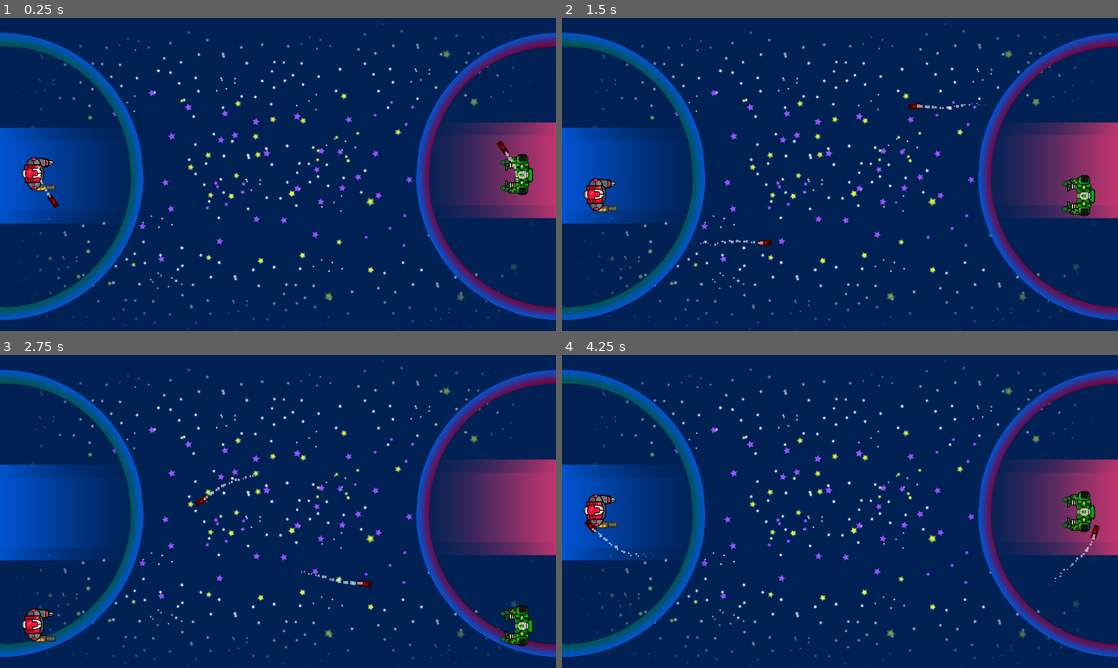
Above: before the commit, frames 1-4 (two rows, left to right).
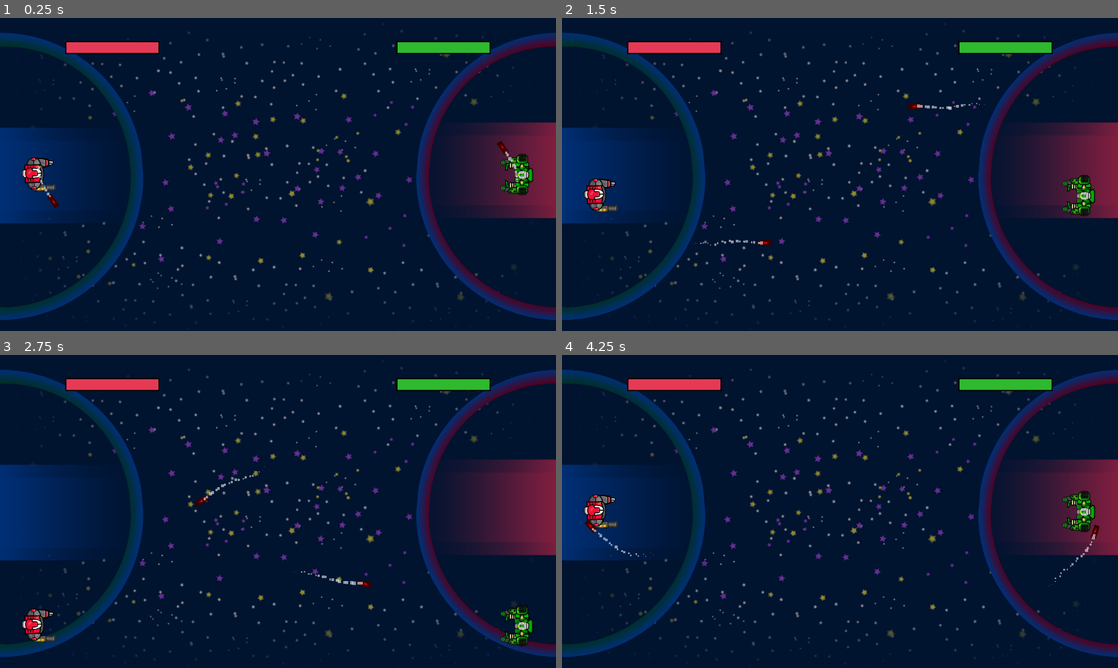
Above: after the commit, the same moments.

Repository: fivemoreminix/mechtoid
Game: Godot game, scene res://assets/scenes/Game.tscn
Same seed, same stepped clock (60 frames per second), same inputs: the game is played once before the commit and once after it. The engine's default icon, where the game draws it, is replaced by a stand-in: a white triangle on a blue panel in a dark square.
Inputs:
- Up to frame 1 (0.25 s): no input
- Up to frame 2 (1.5 s): hold D (right) 0.53-1.28 s; tap Space (shield) at 0.6, 1.35 s; hold S (down) from 1.28 s (still down)
- Up to frame 3 (2.75 s): release S (down) at 2.03 s; hold D (right) from 2.03 s (still down); tap Space (shield) at 2.1 s
- Up to frame 4 (4.25 s): release D (right) at 2.78 s; hold W (up) 2.78-3.53 s; tap Space (shield) at 2.85, 3.6 s; hold A (left) from 3.53 s (still down)

The runs differ from the first frame. In frame 1, 99% of the frame differs, in the area x 0-100%, y 0-100%; in frame 2, 99%; in frame 3, 99%; in frame 4, 99%.

Commit message:
Added the health System and the Health bars :)

Diff:
--- a/assets/scenes/Game.tscn
+++ b/assets/scenes/Game.tscn
@@ -1,8 +1,9 @@
-[gd_scene load_steps=5 format=2]
+[gd_scene load_steps=6 format=2]
 
 [ext_resource path="res://assets/scenes/Player.tscn" type="PackedScene" id=1]
 [ext_resource path="res://assets/scripts/boundary.gd" type="Script" id=2]
 [ext_resource path="res://assets/graphics/backgrounds/BG.png" type="Texture" id=3]
+[ext_resource path="res://assets/scenes/HealthBar.tscn" type="PackedScene" id=4]
 
 [sub_resource type="RectangleShape2D" id=1]
 extents = Vector2( 46, 739.09 )
@@ -10,17 +11,22 @@
 [node name="Game" type="Node2D"]
 
 [node name="Background" type="Sprite" parent="."]
+modulate = Color( 0.666667, 0.564706, 0.564706, 1 )
 scale = Vector2( 1.00435, 1.00435 )
 texture = ExtResource( 3 )
 centered = false
 
 [node name="LeftPlayer" parent="." instance=ExtResource( 1 )]
 position = Vector2( 90, 360 )
+collision_mask = 12
 kind = "Human"
+max_health = 300.0
 
 [node name="LeftPlayer2" parent="." instance=ExtResource( 1 )]
 position = Vector2( 1190, 360 )
 rotation = 3.14159
+collision_layer = 2
+collision_mask = 12
 kind = "alien"
 
 [node name="TopBoundary" type="Area2D" parent="." groups=[
@@ -29,6 +35,8 @@
 position = Vector2( 637.2, 0.511963 )
 rotation = 1.57079
 monitoring = false
+collision_layer = 64
+collision_mask = 3
 script = ExtResource( 2 )
 side = "up"
 
@@ -44,6 +52,8 @@
 position = Vector2( 637.224, 717.053 )
 rotation = 1.57079
 monitoring = false
+collision_layer = 128
+collision_mask = 3
 script = ExtResource( 2 )
 side = "down"
 
@@ -52,3 +62,50 @@
 __meta__ = {
 "_edit_lock_": true
 }
+
+[node name="Interface" type="CanvasLayer" parent="."]
+
+[node name="HealthBarLeftP" parent="Interface" groups=[
+"healthbarLeft",
+] instance=ExtResource( 4 )]
+anchor_top = 0.0
+anchor_bottom = 0.0
+margin_top = 53.0
+margin_right = 150.0
+
+[node name="HealthBarUnder" parent="Interface/HealthBarLeftP" index="0"]
+max_value = 0.0
+value = 0.0
+
+[node name="HealthBar" parent="Interface/HealthBarLeftP" index="1"]
+max_value = 0.0
+value = 0.0
+tint_progress = Color( 0.941176, 0.0588235, 0.203922, 1 )
+
+[node name="HealthBarRightP" parent="Interface" groups=[
+"healthbarRight",
+] instance=ExtResource( 4 )]
+anchor_top = 0.0
+anchor_bottom = 0.0
+margin_left = 1130.0
+margin_top = 53.0
+margin_right = 1130.0
+grow_horizontal = 0
+rect_scale = Vector2( -1, 1 )
+
+[node name="HealthBarUnder" parent="Interface/HealthBarRightP" index="0"]
+max_value = 0.0
+value = 0.0
+
+[node name="HealthBar" parent="Interface/HealthBarRightP" index="1"]
+max_value = 0.0
+value = 0.0
+tint_progress = Color( 0, 0.713726, 0, 1 )
+[connection signal="health_updated" from="LeftPlayer" to="Interface/HealthBarLeftP" method="_on_LeftPlayer_health_updated"]
+[connection signal="max_health_updated" from="LeftPlayer" to="Interface/HealthBarLeftP" method="_on_LeftPlayer_max_health_updated"]
+[connection signal="health_updated" from="LeftPlayer2" to="Interface/HealthBarRightP" method="_on_LeftPlayer2_health_updated"]
+[connection signal="max_health_updated" from="LeftPlayer2" to="Interface/HealthBarRightP" method="_on_LeftPlayer2_max_health_updated"]
+
+[editable path="Interface/HealthBarLeftP"]
+
+[editable path="Interface/HealthBarRightP"]
--- /dev/null
+++ b/assets/scenes/HealthBar.gd
@@ -0,0 +1,34 @@
+extends Control
+
+onready var health_bar = $HealthBar
+onready var health_bar_under = $HealthBarUnder
+onready var update_tween = $Tween
+var default_max_health
+
+func _ready():
+	update_max_healthbar(default_max_health)
+
+func update_max_healthbar(max_health):
+	health_bar.max_value = max_health
+	health_bar_under.max_value = max_health
+	health_bar.value = max_health
+	health_bar_under.value = max_health
+
+func update_health_bars(health):
+	health_bar.value = health
+	update_tween.interpolate_property(health_bar_under, "value", health_bar_under.value, health, 0.4, Tween.TRANS_SINE, Tween.EASE_IN_OUT, 0.4)
+	update_tween.start()
+
+func _on_LeftPlayer_health_updated(health):
+	update_health_bars(health)
+
+func _on_LeftPlayer_max_health_updated(max_health):
+	default_max_health = max_health
+
+
+func _on_LeftPlayer2_health_updated(health):
+	update_health_bars(health)
+
+
+func _on_LeftPlayer2_max_health_updated(max_health):
+	default_max_health = max_health
--- /dev/null
+++ b/assets/scenes/HealthBar.tscn
@@ -0,0 +1,40 @@
+[gd_scene load_steps=5 format=2]
+
+[ext_resource path="res://assets/HealthBar/Over.png" type="Texture" id=1]
+[ext_resource path="res://assets/HealthBar/Under.png" type="Texture" id=2]
+[ext_resource path="res://assets/HealthBar/Progress.png" type="Texture" id=3]
+[ext_resource path="res://assets/scenes/HealthBar.gd" type="Script" id=4]
+
+[node name="HealthBar" type="Control"]
+anchor_top = 1.0
+anchor_right = 1.0
+anchor_bottom = 1.0
+margin_left = 150.0
+margin_top = -150.0
+script = ExtResource( 4 )
+__meta__ = {
+"_edit_use_anchors_": false
+}
+
+[node name="HealthBarUnder" type="TextureProgress" parent="."]
+margin_right = 40.0
+margin_bottom = 40.0
+value = 90.0
+texture_under = ExtResource( 2 )
+texture_over = ExtResource( 1 )
+texture_progress = ExtResource( 3 )
+__meta__ = {
+"_edit_use_anchors_": false
+}
+
+[node name="HealthBar" type="TextureProgress" parent="."]
+margin_right = 40.0
+margin_bottom = 40.0
+value = 60.0
+texture_over = ExtResource( 1 )
+texture_progress = ExtResource( 3 )
+__meta__ = {
+"_edit_use_anchors_": false
+}
+
+[node name="Tween" type="Tween" parent="."]
--- a/assets/scenes/Player.tscn
+++ b/assets/scenes/Player.tscn
@@ -27,6 +27,7 @@
 texture = ExtResource( 1 )
 
 [node name="CollisionShape2D" type="CollisionShape2D" parent="."]
+visible = false
 position = Vector2( -5, 0 )
 shape = SubResource( 1 )
 
--- a/assets/scenes/missiles/Missile.tscn
+++ b/assets/scenes/missiles/Missile.tscn
@@ -6,5 +6,7 @@
 [node name="Missile" type="Area2D" groups=[
 "missile",
 ]]
+collision_layer = 12
+collision_mask = 3
 script = ExtResource( 1 )
 inner_missile_scene = ExtResource( 2 )
--- a/assets/scripts/missile.gd
+++ b/assets/scripts/missile.gd
@@ -11,6 +11,8 @@
 
 export var inner_missile_scene: PackedScene setget set_inner_scene
 onready var inner: Node
+
+export var damage = 150
 
 func set_inner_scene(scn: PackedScene) -> void:
 	inner_missile_scene = scn
@@ -50,7 +52,7 @@
 
 # Returns an amount of damage from 0.0 to 1.0
 func get_damage() -> float:
-	return inner.get_damage()
+	return inner.get_damage() * damage
 
 
 # Returns if the missile agrees to being deflected
--- a/assets/scripts/player_controller.gd
+++ b/assets/scripts/player_controller.gd
@@ -1,5 +1,10 @@
 tool
 extends Area2D
+
+# health signals for tracking the state of the obj
+signal health_updated(health)
+signal max_health_updated(max_health)
+signal killed()
 
 var missile: PackedScene = preload("res://assets/scenes/missiles/Missile.tscn")
 
@@ -7,6 +12,10 @@
 
 const MOVE_SPEED = 350
 export(float, EXP, 0.0, 1.0) var acceleration
+
+# Health
+export (float) var max_health = 300
+onready var health = max_health setget _set_health
 
 # For use with boundaries (to keep ships from going off screen)
 # In global direction, not local
@@ -30,7 +39,8 @@
 	set_physics_process(true)
 
 	call_deferred("shoot_missile")
-
+	#changing the max health in the healthbar
+	emit_signal("max_health_updated", max_health)
 
 func _process(_delta):
 	if Input.is_action_just_pressed("shield"):
@@ -103,8 +113,30 @@
 func _on_area_entered(area):
 	if area.is_in_group("boundary"):
 		on_boundary(area, true)
+	elif area.is_in_group("missile"):
+		apply_damage(area.get_damage())
 
 
 func _on_Player_area_exited(area):
 	if area.is_in_group("boundary"): # If we left a boundary...
 		on_boundary(area, false)
+
+
+func apply_damage(amount):
+	_set_health(health - amount)
+
+# TODO things to do before the player dies like animations scoring points and so ....
+func die():
+	print_debug("DEAD")
+	#queue_free()
+
+
+func _set_health(value):
+	var prev_health = health
+	health = clamp(value, 0, max_health)
+
+	if not health == prev_health:
+		emit_signal("health_updated", health)
+		if health == 0:
+			die()
+			emit_signal("killed")
--- a/project.godot
+++ b/project.godot
@@ -56,6 +56,17 @@
  ]
 }
 
+[layer_names]
+
+2d_physics/layer_1="LeftPlayer"
+2d_physics/layer_2="RightPlayer"
+2d_physics/layer_3="LPmissile"
+2d_physics/layer_4="RPmissile"
+2d_physics/layer_5="LPShield"
+2d_physics/layer_6="RPShield"
+2d_physics/layer_7="TopBoundary"
+2d_physics/layer_8="BottomBoundary"
+
 [rendering]
 
 environment/default_environment="res://default_env.tres"
Binary file added: assets/HealthBar/Over.png
Not shown, added: assets/HealthBar/Over.png.import
Binary file added: assets/HealthBar/Progress.png
Not shown, added: assets/HealthBar/Progress.png.import
Binary file added: assets/HealthBar/Under.png
Not shown, added: assets/HealthBar/Under.png.import
Not shown: 3 places in assets/scenes/missiles/HumanMissile.tscn that only renumber resources
